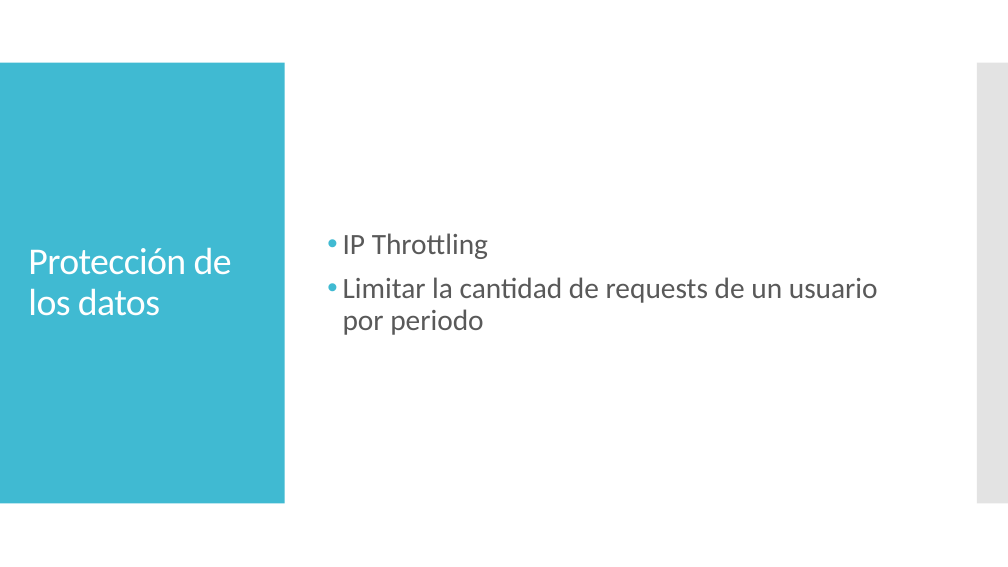
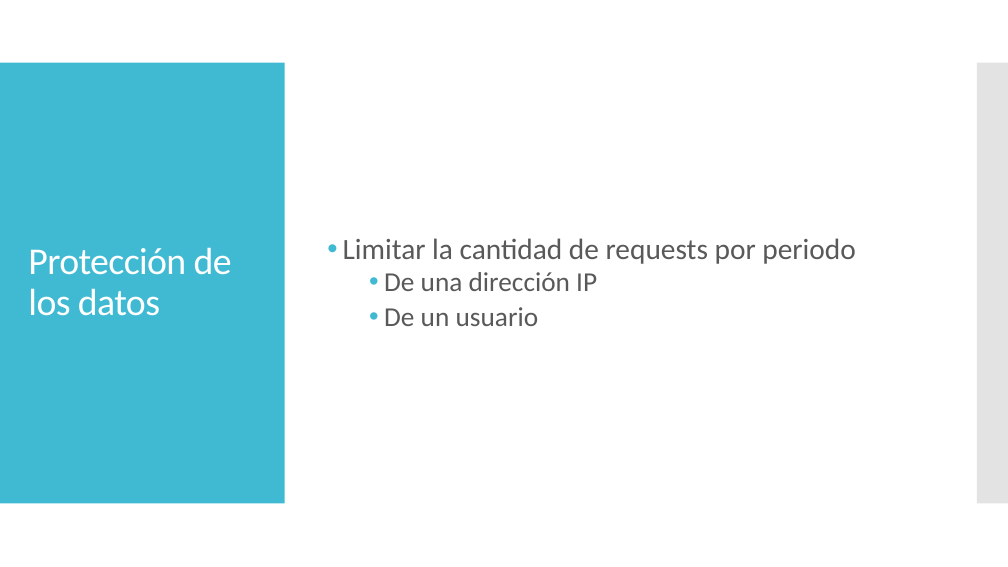
Before and after one commit to dschenkelman/taller-proyectos, a slide deck: slide 16 of Assets/PresentacionTecnica.pptx (slide 14 before the commit). Drawn at 1008x567 pixels with LibreOffice and Linux fonts; fonts in the diff are those of the drawing. Boxes give left, top, right and bottom in pixels: in the first picture for what was removed or moved away, otherwise in the second. Text is boxed around its words. In the diff, an @@ line names an element or a change of style, - is before the commit and + after.

```diff
--- a/Assets/PresentacionTecnica.pptx
+++ b/Assets/PresentacionTecnica.pptx
@@ text at <box>343,238,855,326</box>: text changed @@
-• IP Throttling
-• Limitar la cantidad de requests de un usuario por periodo
+• Limitar la cantidad de requests por periodo
+  • De una dirección IP
+  • De un usuario
```
Also in this commit, not shown: 2 other slides changed, 2 slides added, 1 other file.
